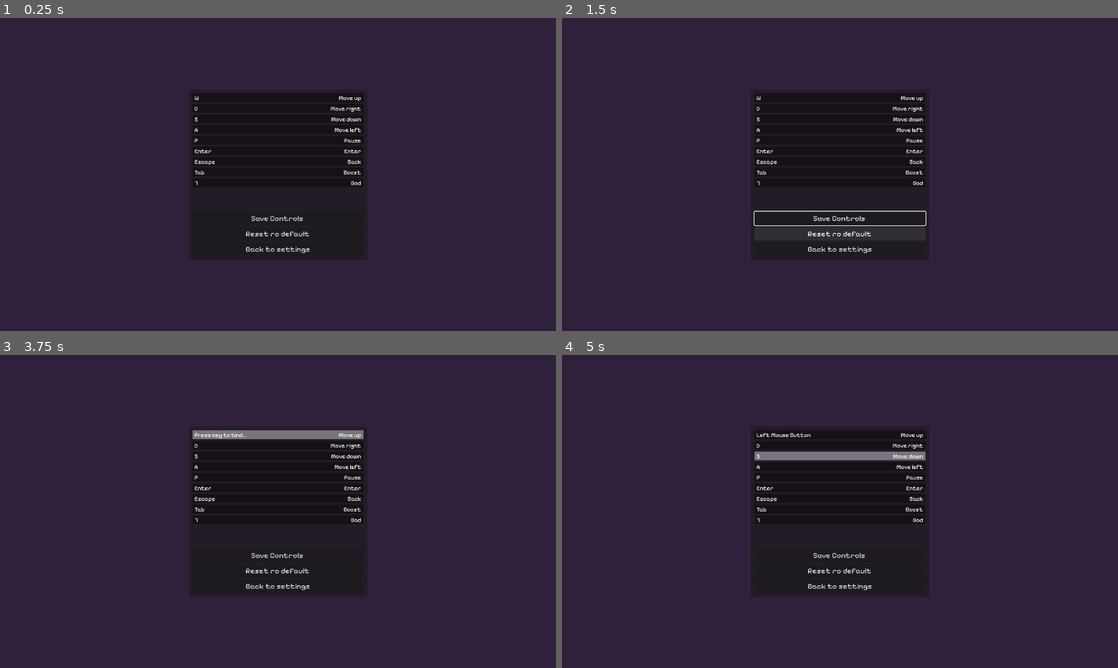
Above: before the commit, frames 1-4 (two rows, left to right).
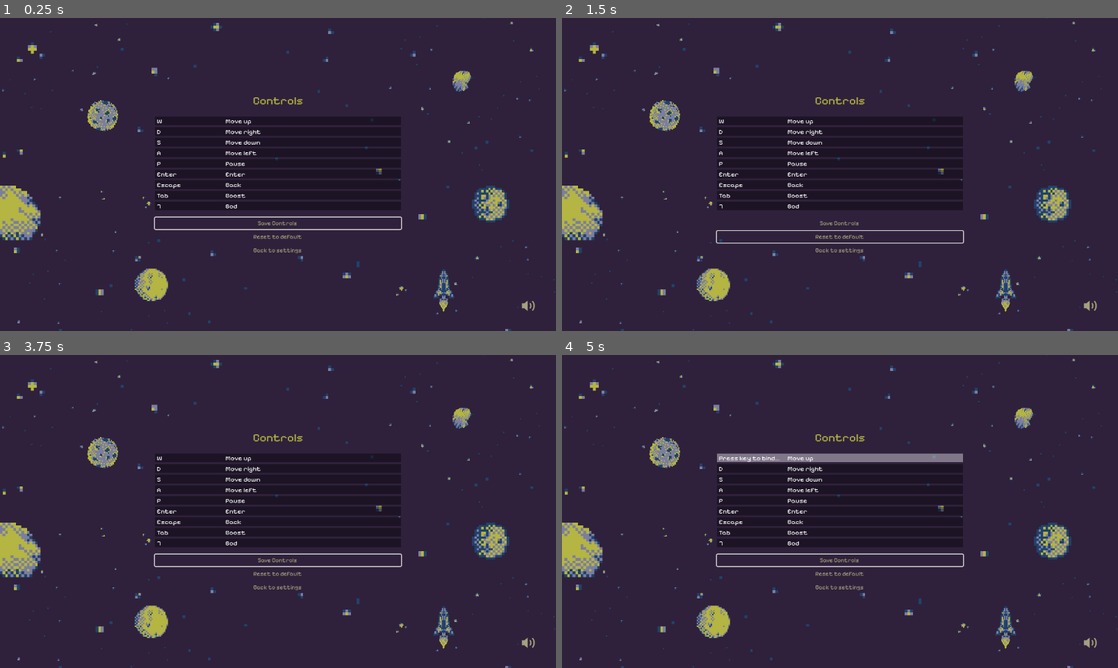
Above: after the commit, the same moments.

Repository: iparosds/Quantum-Reflections
Game: Godot game, scene res://scenes/input_settings.tscn
Two runs of this game, one before a commit and one after it. Both use one fixed random seed, a clock stepped at 60 frames per second and the inputs below. This scene is started directly instead of the project's main scene.
Inputs (mouse positions are in pixels of both pictures, inside the frame that each line leads up to):
- Up to frame 1 (0.25 s): no input
- Up to frame 2 (1.5 s): click "Save Controls" at 0.5 s; click "Reset ro default" (after the commit: "Reset to default") at 1.25 s
- Up to frame 3 (3.75 s): click "Back to settings" at 2 s; click "Controls" at 2.75 s; click (278, 433) at 3.52 s
- Up to frame 4 (5 s): click (840, 458) at 4.27 s

The runs differ from the first frame. In frame 1, 12% of the frame differs, in the area x 0-100%, y 0-100%; in frame 2, 11%; in frame 3, 12%; in frame 4, 12%.

Commit message:
customizar tela e refatorar input_settings.gd

Diff:
--- a/scenes/input_button.tscn
+++ b/scenes/input_button.tscn
@@ -35,24 +35,44 @@
 
 [node name="HBoxContainer" type="HBoxContainer" parent="MarginContainer"]
 layout_mode = 2
+theme_override_constants/separation = 46
 
-[node name="LabelInput" type="Label" parent="MarginContainer/HBoxContainer"]
+[node name="LeftColumn" type="Control" parent="MarginContainer/HBoxContainer"]
+custom_minimum_size = Vector2(96, 0)
 layout_mode = 2
+size_flags_horizontal = 4
+mouse_filter = 1
+
+[node name="LabelInput" type="Label" parent="MarginContainer/HBoxContainer/LeftColumn"]
+layout_mode = 1
+anchors_preset = 4
+anchor_top = 0.5
+anchor_bottom = 0.5
+offset_top = -8.0
+offset_right = 56.0
+offset_bottom = 8.0
+grow_vertical = 2
 mouse_filter = 1
 theme_override_fonts/font = ExtResource("1_xvydj")
-theme_override_font_sizes/font_size = 12
+theme_override_font_sizes/font_size = 14
 text = "INPUT KEY"
 vertical_alignment = 1
 
-[node name="Spacer" type="Control" parent="MarginContainer/HBoxContainer"]
+[node name="RightColumn" type="Control" parent="MarginContainer/HBoxContainer"]
+custom_minimum_size = Vector2(96, 0)
 layout_mode = 2
-size_flags_horizontal = 3
-mouse_filter = 1
 
-[node name="LabelAction" type="Label" parent="MarginContainer/HBoxContainer"]
-layout_mode = 2
+[node name="LabelAction" type="Label" parent="MarginContainer/HBoxContainer/RightColumn"]
+layout_mode = 1
+anchors_preset = 4
+anchor_top = 0.5
+anchor_bottom = 0.5
+offset_top = -8.0
+offset_right = 73.0
+offset_bottom = 8.0
+grow_vertical = 2
 mouse_filter = 1
 theme_override_fonts/font = ExtResource("1_xvydj")
-theme_override_font_sizes/font_size = 12
+theme_override_font_sizes/font_size = 14
 text = "ACTION NAME"
 vertical_alignment = 1
--- a/scenes/input_settings.tscn
+++ b/scenes/input_settings.tscn
@@ -1,8 +1,14 @@
-[gd_scene load_steps=4 format=3 uid="uid://b8p2uvv30dkp3"]
+[gd_scene load_steps=8 format=3 uid="uid://b8p2uvv30dkp3"]
 
 [ext_resource type="PackedScene" uid="uid://duqt0xpu2vl7s" path="res://scenes/input_button.tscn" id="1_b645d"]
 [ext_resource type="Script" uid="uid://c8nh1wpwg1qo2" path="res://scripts/input_settings.gd" id="1_gubwu"]
+[ext_resource type="Texture2D" uid="uid://jvmip0bjonjh" path="res://assets/sprites/bg menu.jpg" id="2_vbtak"]
 [ext_resource type="FontFile" uid="uid://d3qxk71omhsy" path="res://assets/font/PixelifySans-VariableFont_wght.ttf" id="3_h8qa1"]
+[ext_resource type="Theme" uid="uid://765j1dxaivoe" path="res://assets/themes/buttons_theme.tres" id="4_vbtak"]
+[ext_resource type="PackedScene" uid="uid://b35fe5wdtb77i" path="res://scenes/Sound Icon.tscn" id="6_kpnqa"]
+
+[sub_resource type="StyleBoxFlat" id="StyleBoxFlat_vbtak"]
+bg_color = Color(0, 0, 0, 0)
 
 [node name="InputSettings" type="Control"]
 layout_mode = 3
@@ -13,6 +19,16 @@
 grow_vertical = 2
 script = ExtResource("1_gubwu")
 
+[node name="TextureRect" type="TextureRect" parent="."]
+layout_mode = 1
+anchors_preset = 15
+anchor_right = 1.0
+anchor_bottom = 1.0
+grow_horizontal = 2
+grow_vertical = 2
+texture = ExtResource("2_vbtak")
+expand_mode = 2
+
 [node name="PanelContainer" type="PanelContainer" parent="."]
 layout_mode = 1
 anchors_preset = 8
@@ -20,12 +36,15 @@
 anchor_top = 0.5
 anchor_right = 0.5
 anchor_bottom = 0.5
-offset_left = -185.0
-offset_top = -176.5
-offset_right = 185.0
-offset_bottom = 176.5
+offset_left = -263.0
+offset_top = -176.0
+offset_right = 263.0
+offset_bottom = 177.0
 grow_horizontal = 2
 grow_vertical = 2
+focus_neighbor_top = NodePath("MarginContainer/VBoxContainer/BackToSettingsButton")
+focus_neighbor_bottom = NodePath("MarginContainer/VBoxContainer/ResetButton")
+theme_override_styles/panel = SubResource("StyleBoxFlat_vbtak")
 
 [node name="MarginContainer" type="MarginContainer" parent="PanelContainer"]
 layout_mode = 2
@@ -35,6 +54,18 @@
 theme_override_constants/margin_bottom = 8
 
 [node name="VBoxContainer" type="VBoxContainer" parent="PanelContainer/MarginContainer"]
+layout_mode = 2
+
+[node name="ControlsLabel" type="Label" parent="PanelContainer/MarginContainer/VBoxContainer"]
+layout_mode = 2
+size_flags_horizontal = 4
+theme_override_colors/font_color = Color(0.705882, 0.709804, 0.258824, 1)
+theme_override_fonts/font = ExtResource("3_h8qa1")
+theme_override_font_sizes/font_size = 24
+text = "Controls"
+
+[node name="Spacer" type="Control" parent="PanelContainer/MarginContainer/VBoxContainer"]
+custom_minimum_size = Vector2(0, 10)
 layout_mode = 2
 
 [node name="ScrollContainer" type="ScrollContainer" parent="PanelContainer/MarginContainer/VBoxContainer"]
@@ -74,19 +105,29 @@
 
 [node name="SaveConfigButton" type="Button" parent="PanelContainer/MarginContainer/VBoxContainer"]
 layout_mode = 2
-theme_override_fonts/font = ExtResource("3_h8qa1")
+focus_neighbor_top = NodePath("../BackToSettingsButton")
+focus_neighbor_bottom = NodePath("../ResetButton")
+theme = ExtResource("4_vbtak")
 text = "Save Controls "
+flat = true
 
 [node name="ResetButton" type="Button" parent="PanelContainer/MarginContainer/VBoxContainer"]
 layout_mode = 2
-focus_mode = 0
-theme_override_fonts/font = ExtResource("3_h8qa1")
-text = "Reset ro default"
+focus_neighbor_top = NodePath("../SaveConfigButton")
+focus_neighbor_bottom = NodePath("../BackToSettingsButton")
+theme = ExtResource("4_vbtak")
+text = "Reset to default"
+flat = true
 
 [node name="BackToSettingsButton" type="Button" parent="PanelContainer/MarginContainer/VBoxContainer"]
 layout_mode = 2
-theme_override_fonts/font = ExtResource("3_h8qa1")
+focus_neighbor_top = NodePath("../ResetButton")
+focus_neighbor_bottom = NodePath("../SaveConfigButton")
+theme = ExtResource("4_vbtak")
 text = "Back to settings"
+flat = true
+
+[node name="SoundIcon" parent="." instance=ExtResource("6_kpnqa")]
 
 [connection signal="pressed" from="PanelContainer/MarginContainer/VBoxContainer/SaveConfigButton" to="." method="_on_save_config_button_pressed"]
 [connection signal="pressed" from="PanelContainer/MarginContainer/VBoxContainer/ResetButton" to="." method="_on_reset_button_pressed"]
--- a/scripts/input_settings.gd
+++ b/scripts/input_settings.gd
@@ -1,13 +1,17 @@
 extends Control
+
+const SAVE_PATH := "user://input_settings.cfg"
+const CONFIG_SECTION_INPUT := "input"
 
 @onready var input_button_scene := preload("res://scenes/input_button.tscn")
 @onready var action_list: VBoxContainer = $PanelContainer/MarginContainer/VBoxContainer/ScrollContainer/ActionList
+@onready var save_config_button: Button = $PanelContainer/MarginContainer/VBoxContainer/SaveConfigButton
 
 var is_remapping: bool = false
 var action_to_remap: String = ""
 var remapping_button: Node = null
-const SAVE_PATH := "user://input_settings.cfg"
-
+
+# Obs.: o InputMap precisa ter essas ações previamente criadas (Project Settings).
 var input_actions := {
 	"move_up": "Move up",
 	"move_right": "Move right",
@@ -20,30 +24,32 @@
 	"god": "God",
 }
 
+
 func _ready() -> void:
-	_load_input_map()        # aplica do arquivo, se existir
-	_create_action_list()    # só constrói a UI (NÃO reseta o InputMap)
-
-# ---------- UI ----------
-func _create_action_list() -> void:
-	for item in action_list.get_children():
-		item.queue_free()
-
-	for action in input_actions:
-		var button := input_button_scene.instantiate()
-		var action_label := button.find_child("LabelAction")
-		var input_label := button.find_child("LabelInput")
-		action_label.text = input_actions[action]
-
-		var events := InputMap.action_get_events(action)
-		if events.size() > 0:
-			input_label.text = events[0].as_text().trim_suffix(" (Physical)")
-		else:
-			input_label.text = ""
-
-		action_list.add_child(button)
-		button.pressed.connect(_on_input_button_pressed.bind(button, action))
-
+	save_config_button.grab_focus()
+	_load_input_map()
+	_create_action_list()
+
+
+func _on_save_config_button_pressed() -> void:
+	_save_input_map()
+
+
+func _on_reset_button_pressed() -> void:
+	InputMap.load_from_project_settings()
+	_delete_user_file()
+	_create_action_list()
+
+
+func _on_back_to_settings_button_pressed() -> void:
+	get_tree().change_scene_to_file("res://scenes/settings_menu.tscn")
+
+
+# ---------------------------------------------------------------------
+# - Inicia o processo de remapeamento para a ação clicada.
+# - Atualiza o label da linha para instruir o usuário.
+# - Usa variáveis de estado para o _input() saber o que aplicar.
+# ---------------------------------------------------------------------
 func _on_input_button_pressed(button: Node, action: String) -> void:
 	if not is_remapping:
 		is_remapping = true
@@ -51,11 +57,52 @@
 		remapping_button = button
 		button.find_child("LabelInput").text = "Press key to bind..."
 
+
+# ---------------------------------------------------------------------
+# - Reconstrói a lista inteira:
+#   * Remove linhas existentes.
+#   * Instancia um botão/linha por ação.
+#   * Preenche rótulos com o estado atual do InputMap.
+#   * Conecta o sinal 'pressed' passando o botão e o nome da ação.
+# ---------------------------------------------------------------------
+func _create_action_list() -> void:
+	for item in action_list.get_children():
+		item.queue_free()
+
+	for action in input_actions:
+		var button := input_button_scene.instantiate()
+		var action_label := button.find_child("LabelAction")
+		var input_label := button.find_child("LabelInput")
+		action_label.text = input_actions[action]
+
+		# Pega os eventos atuais da ação.
+		var events := InputMap.action_get_events(action)
+		if events.size() > 0:
+			input_label.text = events[0].as_text().trim_suffix(" (Physical)")
+		else:
+			input_label.text = ""
+
+		action_list.add_child(button)
+		button.pressed.connect(_on_input_button_pressed.bind(button, action))
+
+
+func _update_action_list(button: Node, event: InputEvent) -> void:
+	var label := button.find_child("LabelInput")
+	label.text = event.as_text().trim_suffix(" (Physical)")
+
+
+# ---------------------------------------------------------------------
+# - Se estamos em modo de remapeamento, captura a próxima tecla
+#   (InputEventKey) ou clique de mouse (InputEventMouseButton).
+# - Remove "double_click" para não duplicar o disparo com mouse.
+# - Aplica no InputMap, atualiza a linha e sai do modo de remapeamento.
+# ---------------------------------------------------------------------
 func _input(event: InputEvent) -> void:
 	if is_remapping and (event is InputEventKey or (event is InputEventMouseButton and event.pressed)):
 		if event is InputEventMouseButton and event.double_click:
 			event.double_click = false
 
+		# substitui todos os eventos da ação
 		InputMap.action_erase_events(action_to_remap)
 		InputMap.action_add_event(action_to_remap, event)
 		_update_action_list(remapping_button, event)
@@ -63,91 +110,105 @@
 		is_remapping = false
 		action_to_remap = ""
 		remapping_button = null
+
+		# evita propagação do input para outros nós
 		accept_event()
 
-func _update_action_list(button: Node, event: InputEvent) -> void:
-	var label := button.find_child("LabelInput")
-	label.text = event.as_text().trim_suffix(" (Physical)")
-
-func _on_reset_button_pressed() -> void:
-	# Volta aos padrões do projeto
-	InputMap.load_from_project_settings()
-	_delete_user_file()
-	_create_action_list()
-
-# ---------- Persistência ----------
-func _save_input_map(clear_file: bool = false) -> void:
-	var cfg := ConfigFile.new()
-	if not clear_file:
-		for action in input_actions.keys():
-			var arr: Array = []
-			for e in InputMap.action_get_events(action):
-				if e is InputEventKey:
-					arr.append({
-						"type": "key",
-						"physical_keycode": e.physical_keycode,
-						"keycode": e.keycode,
-						"alt": e.alt_pressed,
-						"shift": e.shift_pressed,
-						"ctrl": e.ctrl_pressed,
-						"meta": e.meta_pressed,
-					})
-				elif e is InputEventMouseButton:
-					arr.append({
-						"type": "mouse",
-						"button_index": e.button_index,
-					})
-			cfg.set_value("input", action, arr)
-	cfg.save(SAVE_PATH)
-	# DEBUG opcional
-	#print("Salvo em: ", SAVE_PATH)
-
+
+# ---------------------------------------------------------------------
+# - Salva o estado do InputMap para o arquivo SAVE_PATH.
+# ---------------------------------------------------------------------
+func _save_input_map(should_clear_file: bool = false) -> void:
+	var config := ConfigFile.new()
+
+	if not should_clear_file:
+		for action_name in input_actions.keys():
+			var serialized_events: Array = []
+			for input_event in InputMap.action_get_events(action_name):
+				# converte InputEvent -> Dictionary simples
+				var data := _serialize_event(input_event)
+				if data.size() > 0:
+					serialized_events.append(data)
+			config.set_value(CONFIG_SECTION_INPUT, action_name, serialized_events)
+
+	config.save(SAVE_PATH)
+
+
+# ---------------------------------------------------------------------
+# - Lê o arquivo de configuração, e para cada ação encontrada:
+#   * apaga eventos atuais da ação
+#   * recria InputEvent(s) a partir dos dicionários salvos
+# ---------------------------------------------------------------------
 func _load_input_map() -> void:
-	var cfg := ConfigFile.new()
-	if cfg.load(SAVE_PATH) != OK:
-		return  # primeira execução: nada salvo ainda
-
-	for action in input_actions.keys():
-		if cfg.has_section_key("input", action):
-			InputMap.action_erase_events(action)
-			var arr: Array = cfg.get_value("input", action, [])
-			for d in arr:
-				var ev: InputEvent = null
-				match d.get("type", ""):
-					"key":
-						var k := InputEventKey.new()
-						k.physical_keycode = int(d.get("physical_keycode", 0))
-						k.keycode = int(d.get("keycode", 0))
-						k.alt_pressed = bool(d.get("alt", false))
-						k.shift_pressed = bool(d.get("shift", false))
-						k.ctrl_pressed = bool(d.get("ctrl", false))
-						k.meta_pressed = bool(d.get("meta", false))
-						ev = k
-					"mouse":
-						var m := InputEventMouseButton.new()
-						m.button_index = int(d.get("button_index", 1))
-						ev = m
-				if ev != null:
-					InputMap.action_add_event(action, ev)
-
-# ---------- Utilidades ----------
+	var config := ConfigFile.new()
+	if config.load(SAVE_PATH) != OK:
+		return
+
+	for action_name in input_actions.keys():
+		if config.has_section_key(CONFIG_SECTION_INPUT, action_name):
+			InputMap.action_erase_events(action_name)
+
+			var serialized_events: Array = config.get_value(CONFIG_SECTION_INPUT, action_name, [])
+			for event_data in serialized_events:
+				# converte Dictionary para InputEvent
+				var event_to_add := _deserialize_event(event_data)
+				if event_to_add != null:
+					InputMap.action_add_event(action_name, event_to_add)
+
+
+# ---------------------------------------------------------------------
+# - Transforma um InputEvent específico em Dictionary (somente tipos
+#   suportados aqui: teclado e mouse).
+# ---------------------------------------------------------------------
+func _serialize_event(input_event: InputEvent) -> Dictionary:
+	if input_event is InputEventKey:
+		return {
+			"type": "key",
+			# scancode físico (layout independente)
+			"physical_keycode": input_event.physical_keycode,
+			# scancode lógico (respeita layout)
+			"keycode": input_event.keycode,
+			"alt": input_event.alt_pressed,
+			"shift": input_event.shift_pressed,
+			"ctrl": input_event.ctrl_pressed,
+			"meta": input_event.meta_pressed,
+		}
+	elif input_event is InputEventMouseButton:
+		return {
+			"type": "mouse",
+			"button_index": input_event.button_index,
+		}
+
+	# Caso não suportado: retorna vazio e é ignorado no save.
+	return {}
+
+
+# ---------------------------------------------------------------------
+# - Reconstrói InputEvent a partir do Dictionary salvo no arquivo.
+# - Retorna null em caso de tipo desconhecido (ignorado no load).
+# ---------------------------------------------------------------------
+func _deserialize_event(event_data: Dictionary) -> InputEvent:
+	match event_data.get("type", ""):
+		"key":
+			var key_event := InputEventKey.new()
+			key_event.physical_keycode = int(event_data.get("physical_keycode", 0))
+			key_event.keycode = int(event_data.get("keycode", 0))
+			key_event.alt_pressed = bool(event_data.get("alt", false))
+			key_event.shift_pressed = bool(event_data.get("shift", false))
+			key_event.ctrl_pressed = bool(event_data.get("ctrl", false))
+			key_event.meta_pressed = bool(event_data.get("meta", false))
+			return key_event
+		"mouse":
+			var mouse_event := InputEventMouseButton.new()
+			mouse_event.button_index = int(event_data.get("button_index", 1))
+			return mouse_event
+	return null
+
+
+# ---------------------------------------------------------------------
+# - Remove o arquivo de configuração do usuário, se existir.
+# - Usado no reset para garantir retorno ao default sem resíduos.
+# ---------------------------------------------------------------------
 func _delete_user_file() -> void:
 	if FileAccess.file_exists(SAVE_PATH):
 		DirAccess.remove_absolute(SAVE_PATH)
-
-# (opcional) logar no console o que está carregado
-func _debug_dump_map() -> void:
-	for action in input_actions.keys():
-		var texts := []
-		for e in InputMap.action_get_events(action):
-			texts.append(e.as_text())
-		print(action, " => ", texts)
-
-
-func _on_save_config_button_pressed() -> void:
-	_save_input_map()
-	print("Configurações de controles salvas em: ", SAVE_PATH)
-
-
-func _on_back_to_settings_button_pressed() -> void:
-	get_tree().change_scene_to_file("res://scenes/settings_menu.tscn")
